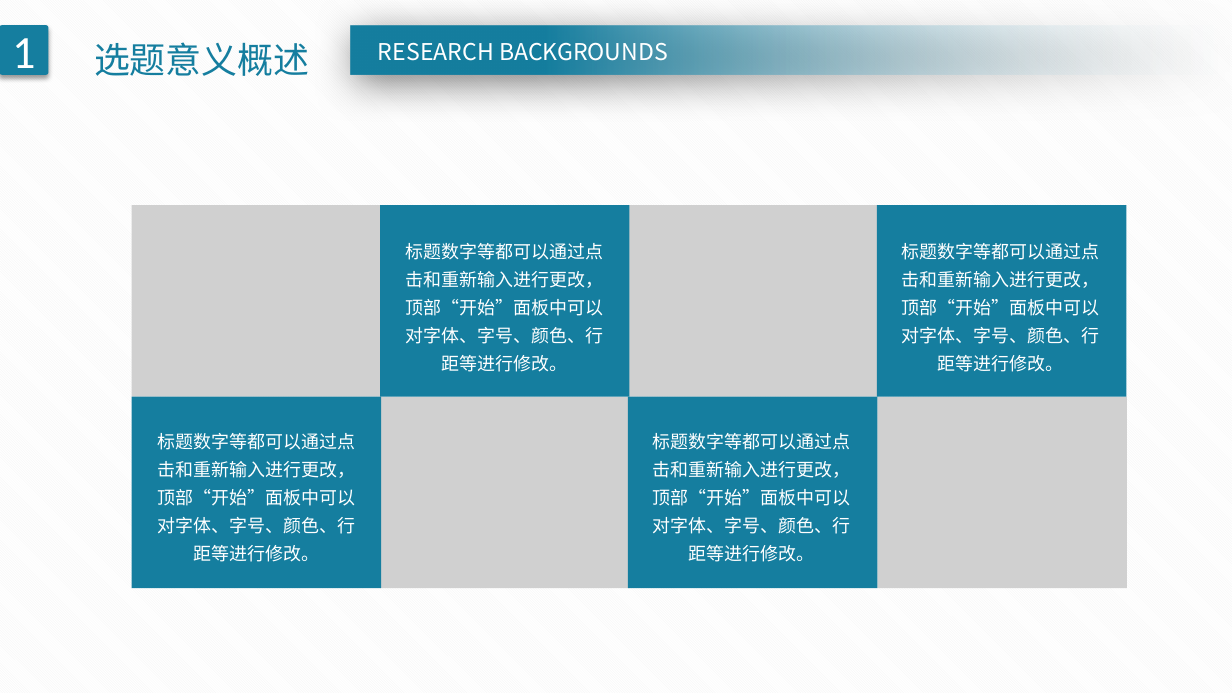
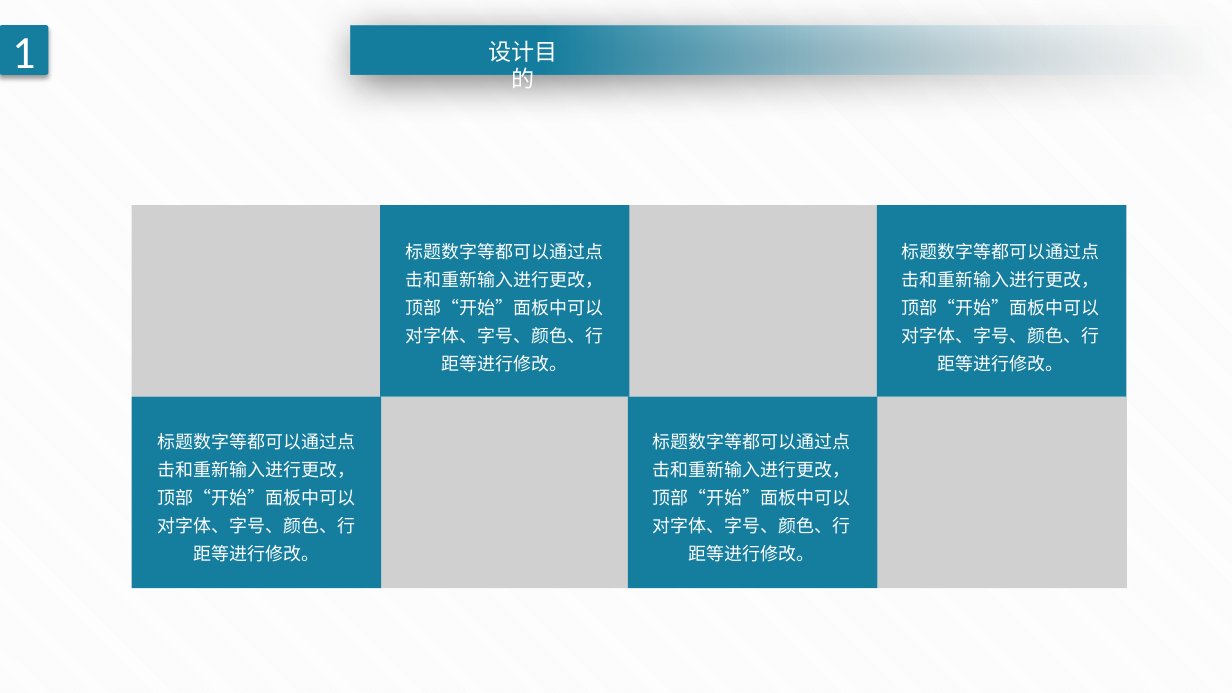
Before and after one commit to mikzhang/bmsx, a slide deck: slide 4 of files/拟用/大方实用毕业论文答辩PPT模板_.pptx (slide 5 before the commit). Drawn at 1232x693 pixels with LibreOffice and Linux fonts; fonts in the diff are those of the drawing; grey boxes stand for pictures. Boxes give left, top, right and bottom in pixels: in the first picture for what was removed or moved away, otherwise in the second. Text is boxed around its words. In the diff, an @@ line names an element or a change of style, - is before the commit and + after.

```diff
--- a/files/拟用/大方实用毕业论文答辩PPT模板_.pptx
+++ b/files/拟用/大方实用毕业论文答辩PPT模板_.pptx
@@ text removed at bbox=[94, 42, 309, 76] @@
-选题意义概述
@@ text at bbox=[488, 40, 557, 88]: text changed @@
-RESEARCH BACKGROUNDS
+设计目的
```
Also in this commit, not shown: 5 other slides changed, 1 slide added, 7 slides removed.
